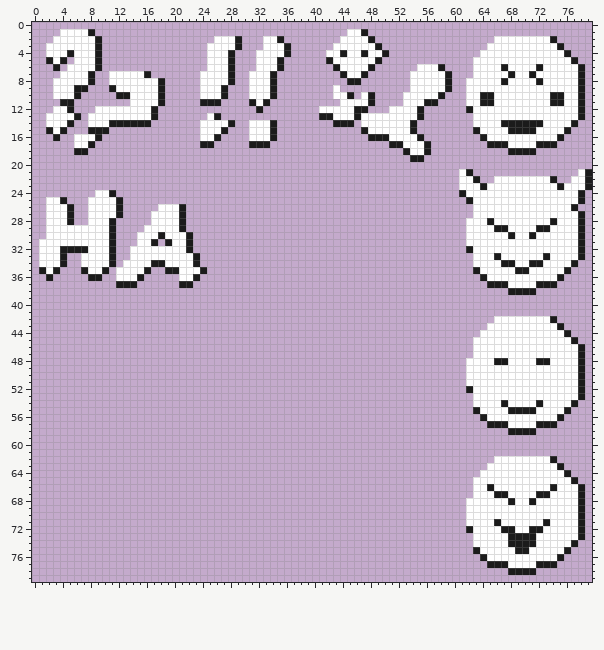
Two states of a pixel-art file, F2024 Platformer Demo/Assets/Texture/Aseprite/Dialogue_Emotes.aseprite. That is the earlier state.
80x80 pixels, 1 frame.
The result:
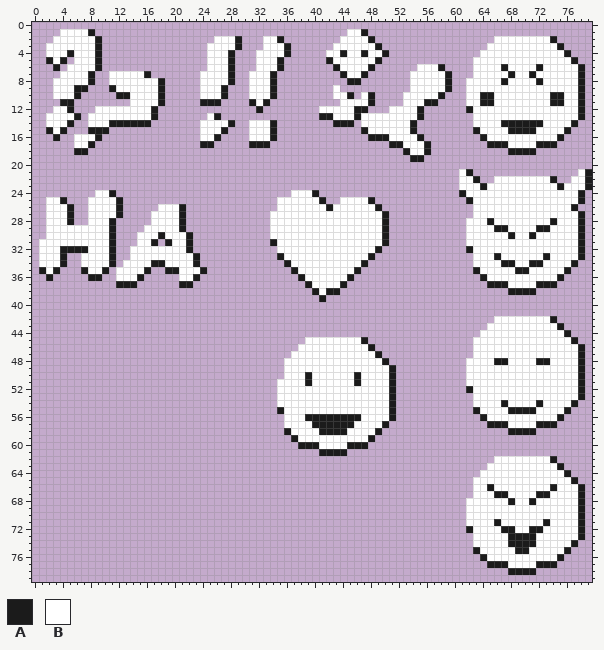
Palette (. is transparent): A #1b1b1b  B #ffffff
Change:
Changed rows in their new state; - is an unchanged pixel.
first column x 34:
24 ---BBBA----------
25 -BBBBBBA--BBBBA--
26 -BBBBBBBABBBBBBA-
27 BBBBBBBBBBBBBBBBA
28 BBBBBBBBBBBBBBBBA
29 BBBBBBBBBBBBBBBBA
30 BBBBBBBBBBBBBBBBA
31 ABBBBBBBBBBBBBBBA
32 -BBBBBBBBBBBBBBA-
33 -ABBBBBBBBBBBBA--
34 --ABBBBBBBBBBA---
35 ---ABBBBBBBBA----
36 ----ABBBBBBA-----
37 -----ABBBBA------
38 ------ABAA-------
39 -------A---------
first column x 35:
45 ----BBBBBBBBA----
46 ---BBBBBBBBBBA---
47 --BBBBBBBBBBBBA--
48 -BBBBBBBBBBBBBBA-
49 -BBBBBBBBBBBBBBBA
50 -BBBABBBBBBABBBBA
51 BBBBABBBBBBABBBBA
52 BBBBBBBBBBBBBBBBA
53 BBBBBBBBBBBBBBBBA
54 BBBBBBBBBBBBBBBBA
55 ABBBBBBBBBBBBBBBA
56 -BBBAAAAAAAABBBBA
57 -BBBBAAAAAABBBBA-
58 -ABBBBAAAABBBBA--
59 --ABBBBBBBBBBA---
60 ---AAABBBBAAA----
61 ------AAAA-------
